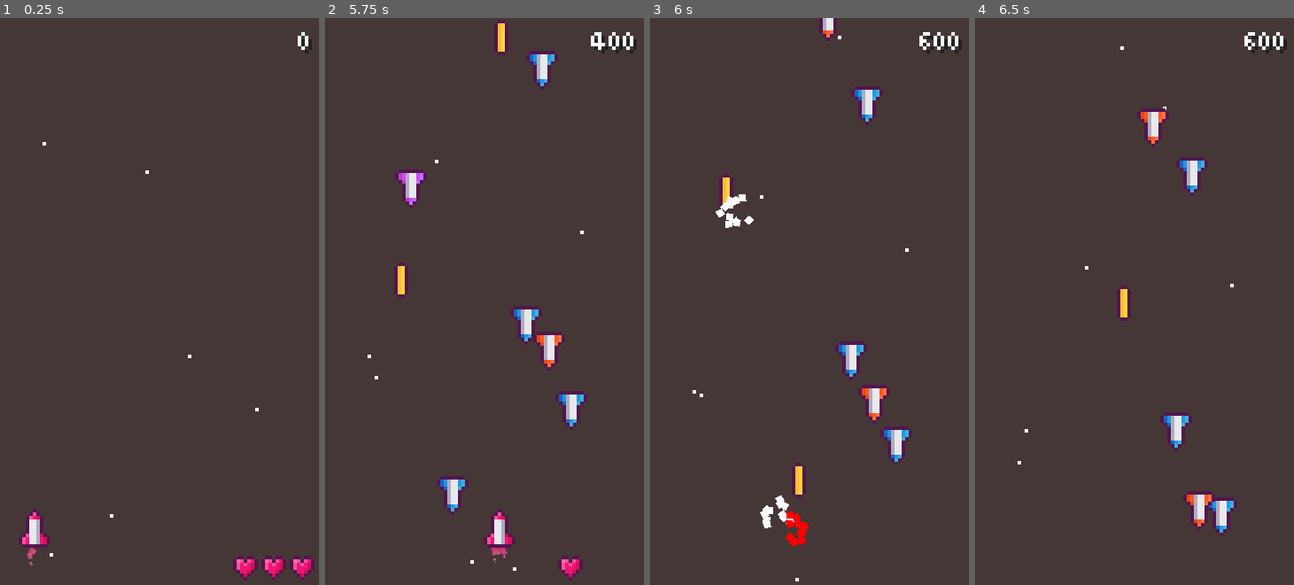
Above: before the commit, frames 1-4 (left to right).
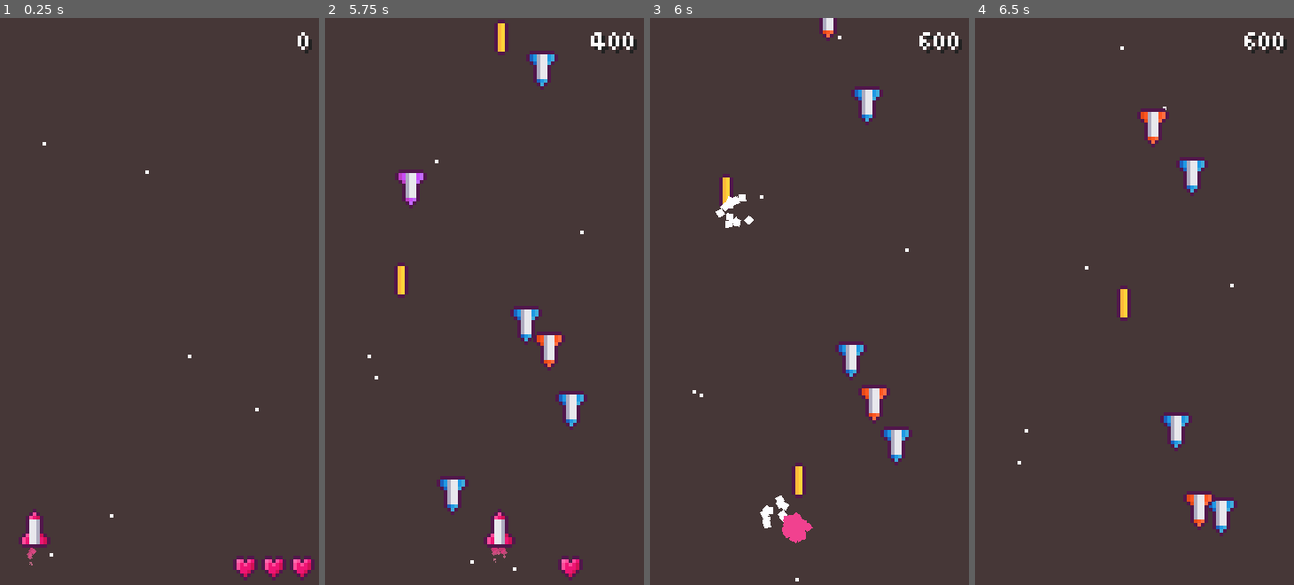
Above: after the commit, the same moments.

Repository: xinyer/game-spaceshooter
Game: Godot game, scene res://scene/World.tscn
Two runs of this game, one before a commit and one after it. Both use one fixed random seed, a clock stepped at 60 frames per second and the inputs below.
Inputs (mouse positions are in pixels of both pictures, inside the frame that each line leads up to):
- Up to frame 1 (0.25 s): no input
- Up to frame 2 (5.75 s): move the mouse to (554, 273) at 0.52 s; press the mouse at (554, 273) at 0.53 s; move the mouse to (420, 329) at 1.27 s; release the mouse at (420, 329) at 1.28 s; click (420, 329) at 1.35 s; move the mouse to (516, 176) at 2.02 s; press the mouse at (516, 176) at 2.03 s; move the mouse to (468, 414) at 2.77 s; release the mouse at (468, 414) at 2.78 s; click (468, 414) at 2.85 s; move the mouse to (580, 386) at 3.52 s; press the mouse at (580, 386) at 3.53 s; move the mouse to (388, 216) at 4.27 s; release the mouse at (388, 216) at 4.28 s; click (388, 216) at 4.35 s; move the mouse to (500, 301) at 5.02 s; press the mouse at (500, 301) at 5.03 s
- Up to frame 3 (6 s): move the mouse to (761, 159) at 5.77 s; release the mouse at (761, 159) at 5.78 s; click (761, 159) at 5.85 s
- Up to frame 4 (6.5 s): no input

Frames 1-2 are identical in both runs. In frame 3, 0.4% of the frame differs, in the area x 41-52%, y 87-94%; in frame 4, nothing differs.

Commit message:
Update player destory particles

Diff:
--- a/scene/PlayerDestoryParticles.tscn
+++ b/scene/PlayerDestoryParticles.tscn
@@ -6,22 +6,25 @@
 max_value = 2.0
 _data = [ Vector2( 0.00165838, 2 ), 0.0, 0.0, 0, 0, Vector2( 0.500829, 2 ), 0.0, 0.0, 0, 0, Vector2( 0.998342, 0.0204082 ), 0.0, 0.0, 0, 0 ]
 
+[sub_resource type="Gradient" id=2]
+colors = PoolColorArray( 0.941176, 0.0823529, 0.462745, 1, 1, 1, 1, 1 )
+
 [node name="PlayerDestoryParticles" type="CPUParticles2D"]
-amount = 12
+amount = 50
 lifetime = 0.6
 explosiveness = 1.0
 emission_shape = 1
 emission_sphere_radius = 1.0
 spread = 180.0
 gravity = Vector2( 0, 0 )
-initial_velocity = 30.0
+initial_velocity = 20.0
 initial_velocity_random = 0.5
 angular_velocity = 200.0
 angular_velocity_random = 1.0
 angle = 45.0
 angle_random = 1.0
 scale_amount_curve = SubResource( 1 )
-color = Color( 1, 0, 0, 1 )
+color_ramp = SubResource( 2 )
 script = ExtResource( 1 )
 
 [node name="Timer" type="Timer" parent="."]
Not shown: 1 places in scene/PlayerDestoryParticles.tscn that only renumber resources
